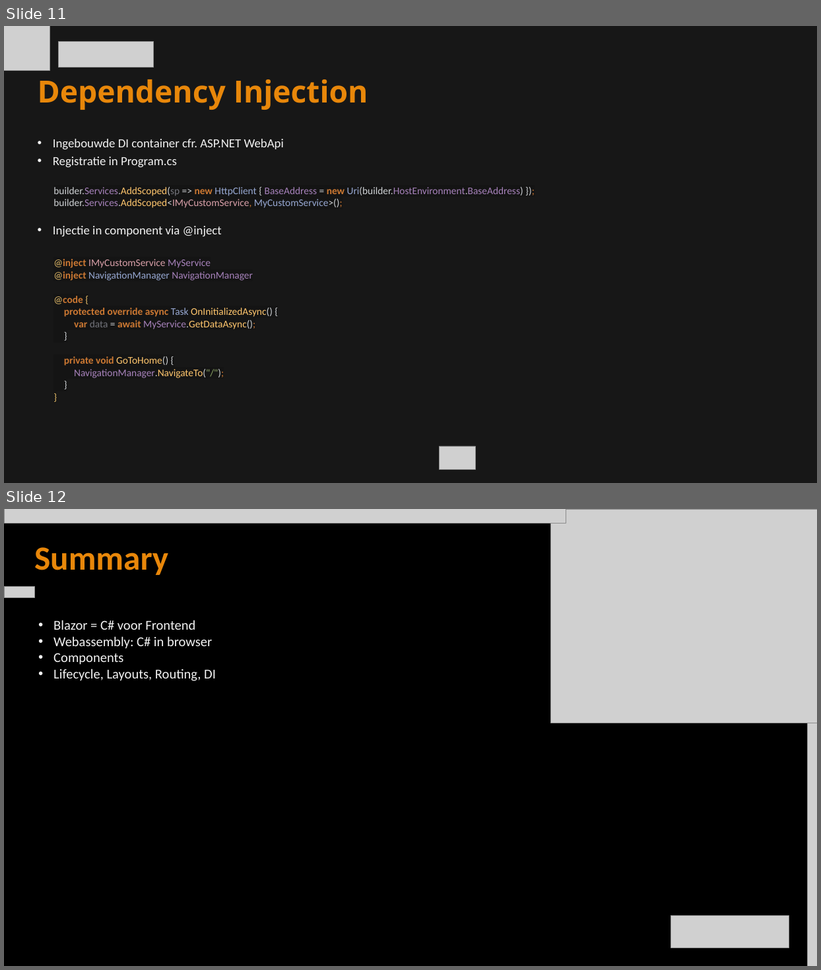
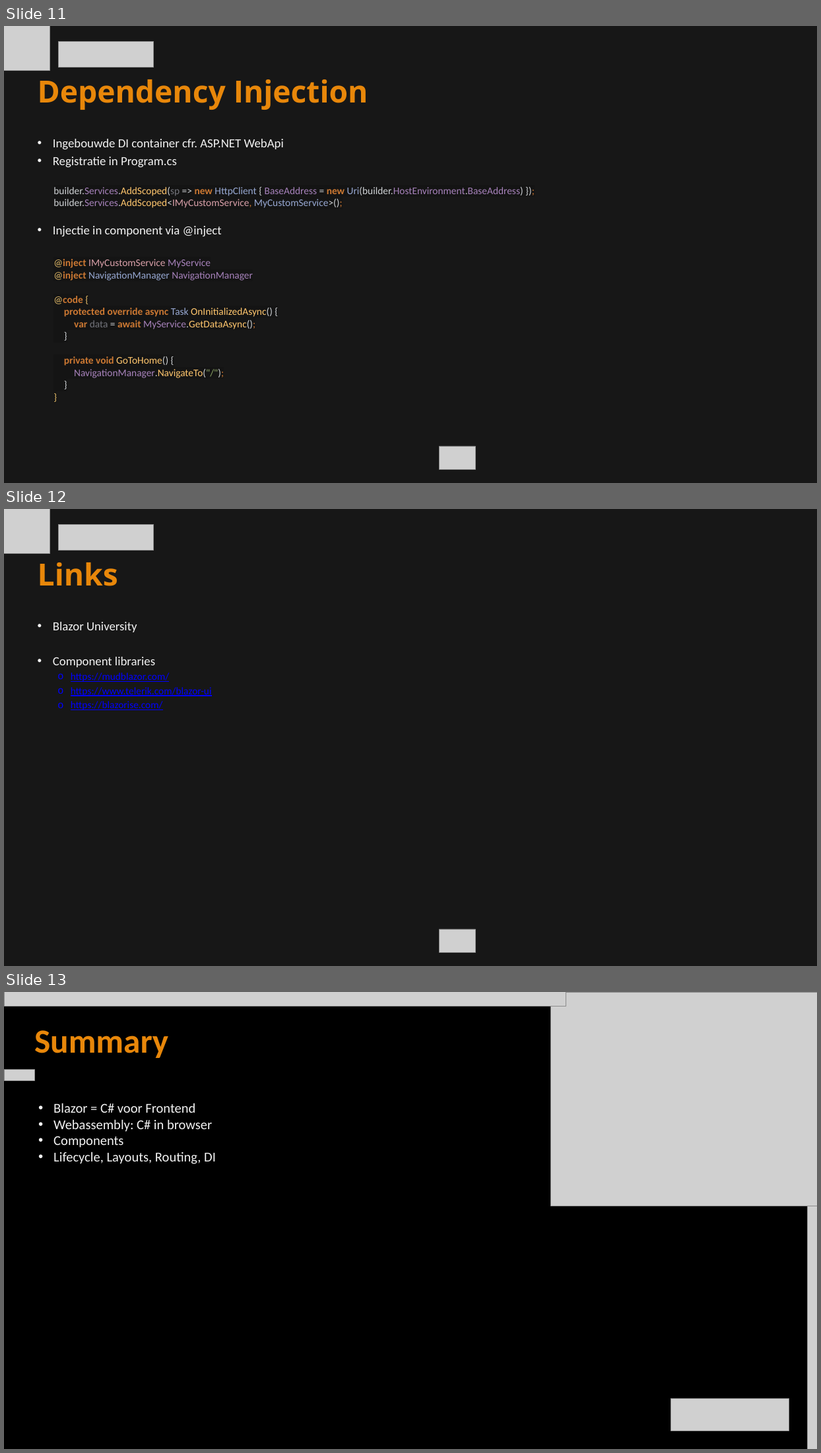
Before and after one commit to itenium-be/Blazor, a slide deck: Blazor-Intro.pptx. Shown one above the other, each under a label of ours: slides 11 and 12 before the commit, slides 11, 12 and 13 after it. The pictures are 821x970 and 821x1453 pixels, drawn with LibreOffice and Linux fonts; fonts in the diff are those of the drawing; grey boxes stand for pictures. Boxes give left, top, right and bottom in pixels: in the first picture for what was removed or moved away, otherwise in the second. Text is boxed around its words. In the diff, an @@ line names an element or a change of style, - is before the commit and + after.

```diff
--- a/Blazor-Intro.pptx
+++ b/Blazor-Intro.pptx
@@ slide 12 added at [4,509,817,966], background #171717 @@
@@ picture added at [4,509,50,554] @@
@@ picture added at [59,524,154,550] @@
@@ text added at [38,562,118,586], 54 pt, text #E8870A, bold @@
+Links
@@ text added at [53,622,212,710], 18 pt, text #0000FF, underline @@
+• Blazor University
+• Component libraries
+  o https://mudblazor.com/
+  o https://www.telerik.com/blazor-ui
+  o https://blazorise.com/
@@ picture added at [440,929,476,953] @@
@@ what was slide 12 is now slide 13 @@
```
Also in this commit, not shown: 1 slide changed.
